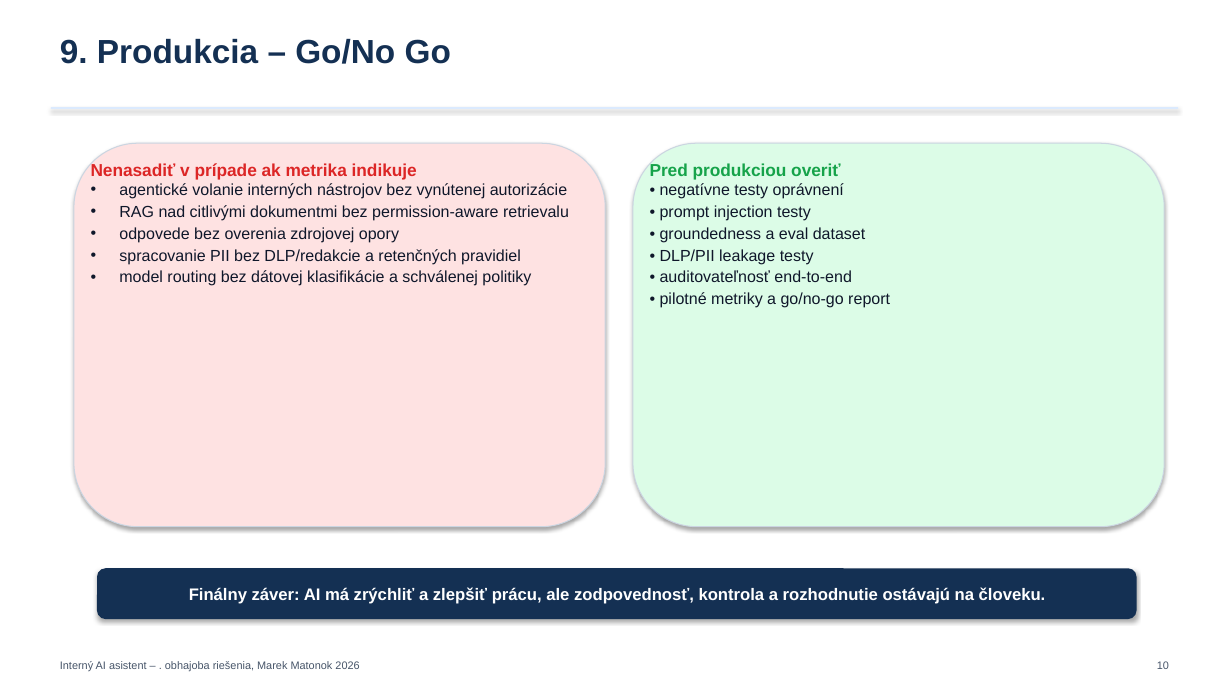
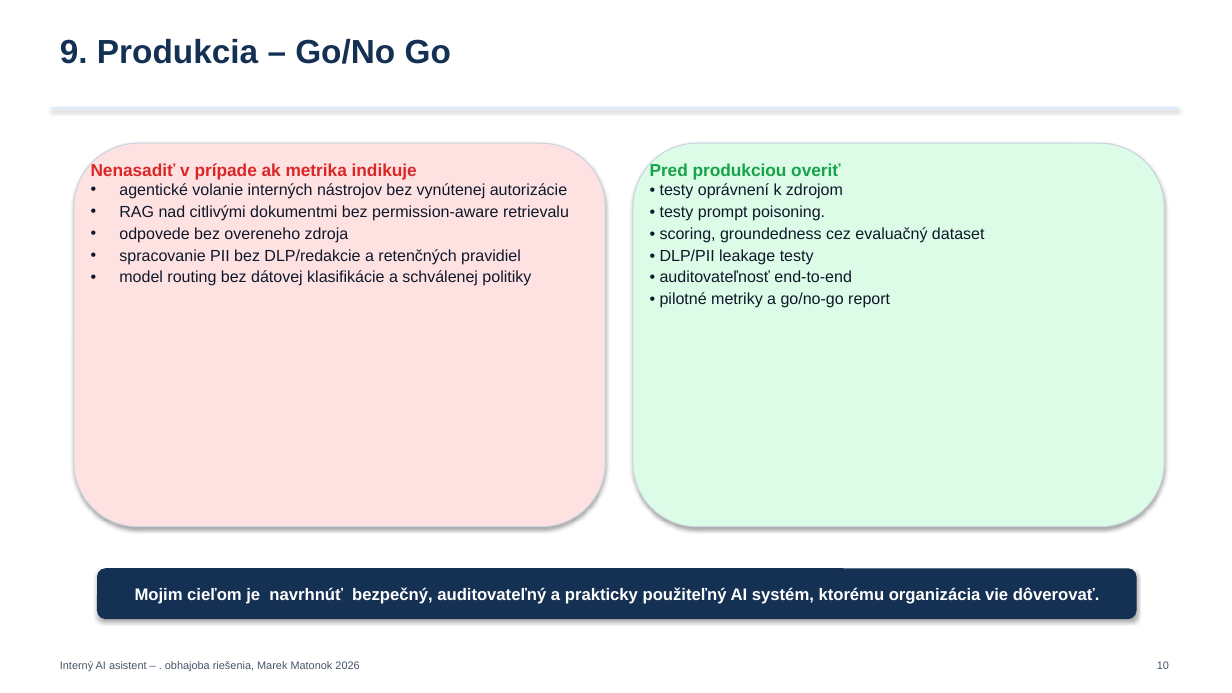
Before and after one commit to mmaideveloper/aiIntenalOrganzationAgent, a slide deck: slide 10 of Doc/AI_interny_asistent_10min_prezentacia.pptx. Drawn at 1232x693 pixels with LibreOffice and Linux fonts; fonts in the diff are those of the drawing. Boxes give left, top, right and bottom in pixels: in the first picture for what was removed or moved away, otherwise in the second. Text is boxed around its words. In the diff, an @@ line names an element or a change of style, - is before the commit and + after.

Commit message:
Add ppt

```diff
--- a/Doc/AI_interny_asistent_10min_prezentacia.pptx
+++ b/Doc/AI_interny_asistent_10min_prezentacia.pptx
@@ text at (660, 183, 985, 243): text changed @@
-• negatívne testy oprávnení
-• prompt injection testy
-• groundedness a eval dataset
+• testy oprávnení k zdrojom
+• testy prompt poisoning.
+• scoring, groundedness cez evaluačný dataset
@@ text at (119, 227, 349, 243): text changed @@
-• odpovede bez overenia zdrojovej opory
+• odpovede bez overeneho zdroja
@@ text in rounded rectangle at (135, 587, 1100, 604): text changed @@
-Finálny záver: AI má zrýchliť a zlepšiť prácu, ale zodpovednosť, kontrola a rozhodnutie ostávajú na človeku.
+Mojim cieľom je navrhnúť bezpečný, auditovateľný a prakticky použiteľný AI systém, ktorému organizácia vie dôverovať.
```
Also in this commit, not shown: 8 other slides changed.
